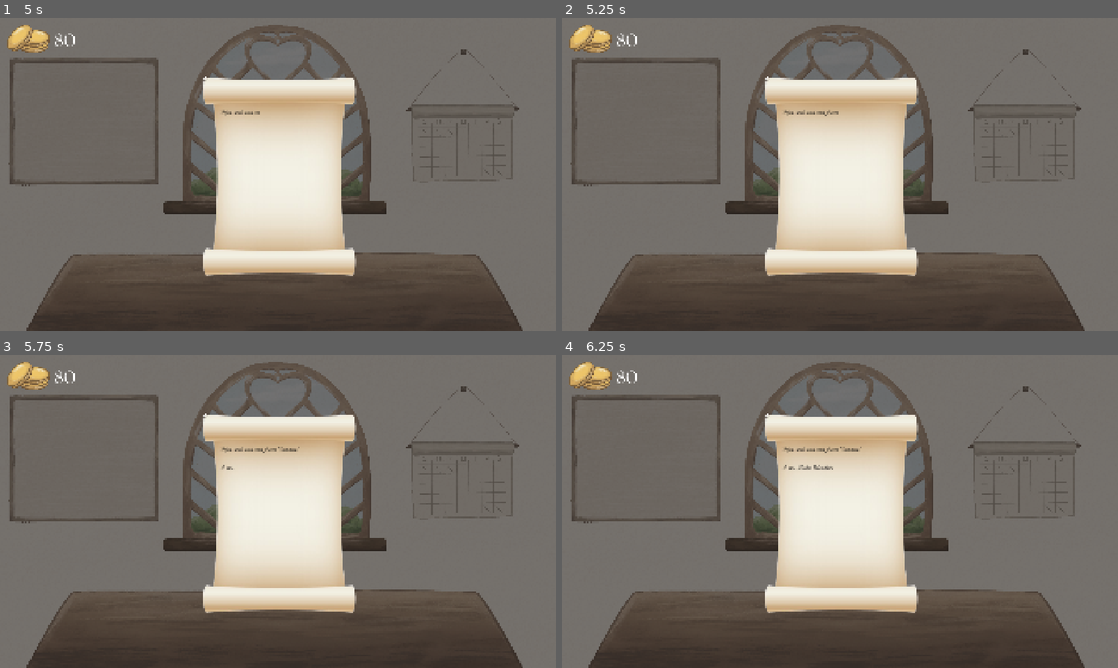
Above: before the commit, frames 1-4 (two rows, left to right).
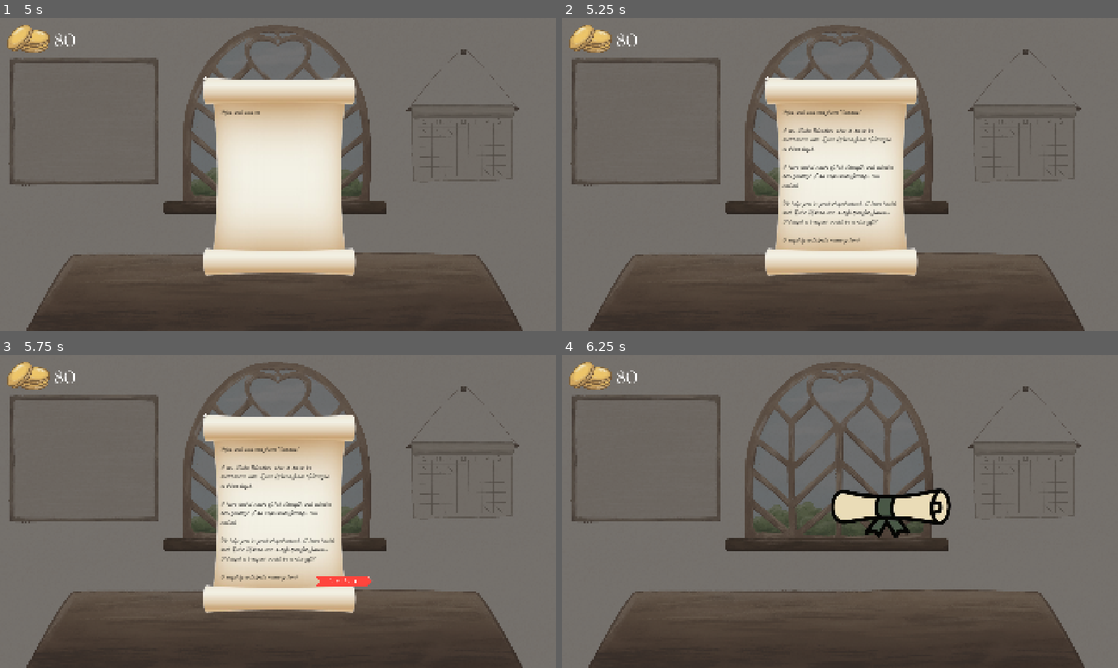
Above: after the commit, the same moments.

Repository: EliJ0y/Kingdom-Sweethearts
Game: Godot game, scene res://Scenes/home_desk.tscn
Same seed, same stepped clock (60 frames per second), same inputs: the game is played once before the commit and once after it.
Inputs (mouse positions are in pixels of both pictures, inside the frame that each line leads up to):
- Up to frame 1 (5 s): click (522, 43) at 0.5 s; click (183, 174) at 1.25 s; tap Enter (Enter) at 2, 2.1, 2.85, 3.6, 4.35 s; tap Space at 4.25 s
- Up to frame 2 (5.25 s): tap Enter (Enter) at 5, 5.1 s
- Up to frame 3 (5.75 s): no input
- Up to frame 4 (6.25 s): click (906, 580) at 5.75 s, where only the run after the commit has a clickable "Next Scroll"

Frame 1 is identical in both runs. In frame 2, 1.4% of the frame differs, in the area x 39-61%, y 29-73%; in frame 3, 1.7%; in frame 4, 16%, in the area x 36-70%, y 18-83%.

Commit message:
silvester's scroll done

Diff:
--- a/kingdom-sweethearts/Scenes/scrolls.gd
+++ b/kingdom-sweethearts/Scenes/scrolls.gd
@@ -16,7 +16,7 @@
 
 var silv_scroll_pressed = false
 var kohan_scroll_pressed = false
-
+var stop_text_animation = false
 
 # Called when the node enters the scene tree for the first time.
 func _ready() -> void:
@@ -27,6 +27,11 @@
 # Called every frame. 'delta' is the elapsed time since the previous frame.
 func _process(delta: float) -> void:
 	pass
+
+func _input(event: InputEvent) -> void:
+	if Input.is_action_just_pressed("Enter") && silv_scroll.visible_characters > 0:
+		stop_text_animation = true
+		silv_scroll.visible_characters = -1
 
 
 func _on_tied_scroll_silv_pressed() -> void:
@@ -82,14 +87,11 @@
 	await get_tree().create_timer(0.5).timeout
 	silv_scroll.visible_characters = 0
 
-	while silv_scroll.visible_characters < silv_scroll.text.length():
+	while silv_scroll.visible_characters < silv_scroll.text.length() && stop_text_animation == false:
 		silv_scroll.visible_characters += 1
 		await get_tree().create_timer(0.03).timeout
-	if Input.is_action_just_pressed("Enter"):
-		print("Enter Pressed")
-		silv_scroll.visible_characters == silv_scroll.text.length()
 
-	if silv_scroll.visible_characters == silv_scroll.text.length():
+	if silv_scroll.visible_characters == silv_scroll.text.length() || silv_scroll.visible_characters == -1:
 		await get_tree().create_timer(0.5).timeout
 		$"CanvasLayer/Opened Scroll/Ribbon Arrow".show()
 
@@ -97,7 +99,9 @@
 	$"CanvasLayer/Opened Scroll".hide()
 	if silv_scroll_pressed:
 		$"CanvasLayer/Tied Scroll (Kohan)".show()
+		$"CanvasLayer/Opened Scroll/Ribbon Arrow".hide()
 		_on_tied_scroll_kohan_pressed()
 	if kohan_scroll_pressed:
 		$"CanvasLayer/Tied Scroll (Silv)".show()
+		$"CanvasLayer/Opened Scroll/Ribbon Arrow".hide()
 		_on_tied_scroll_silv_pressed()
